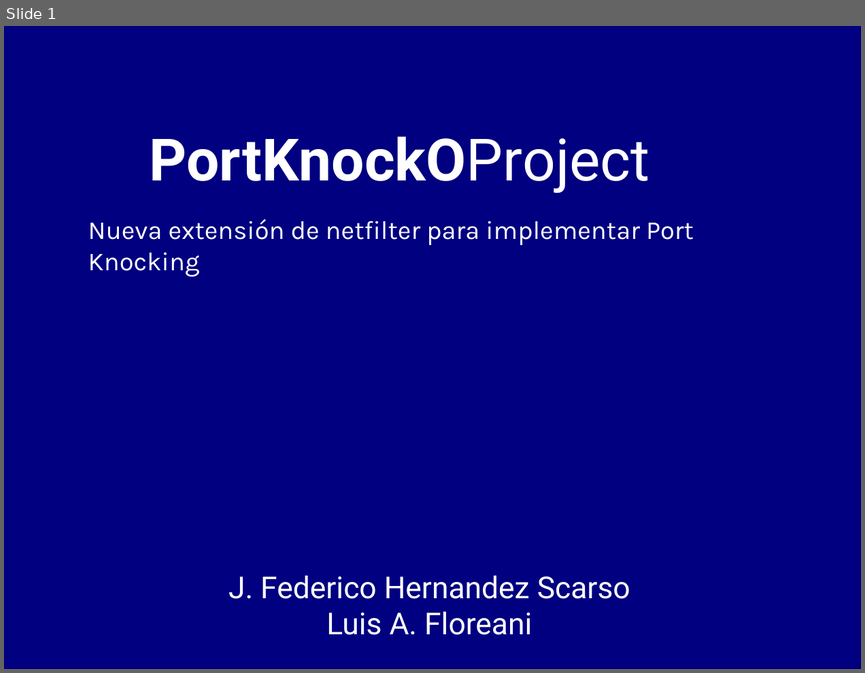
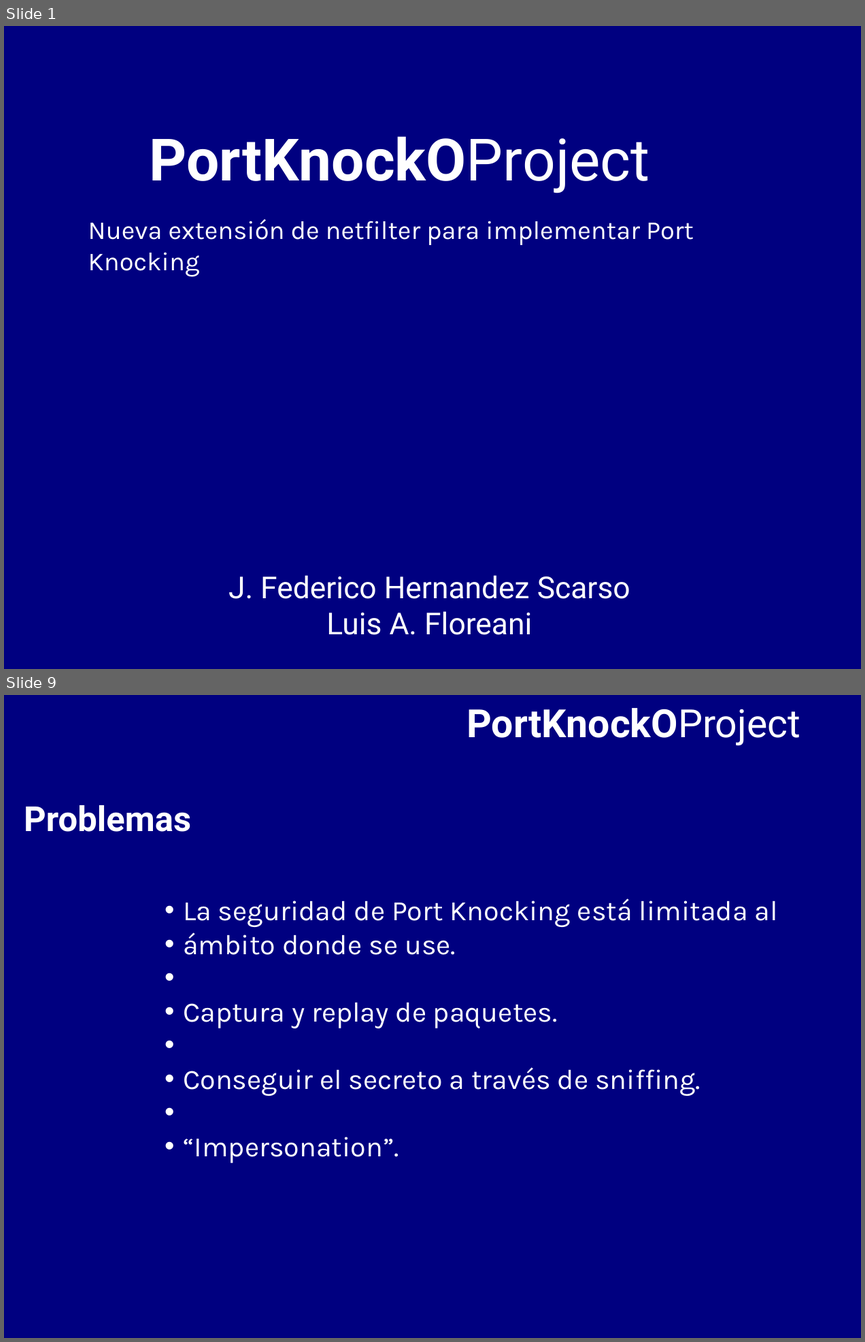
Before and after one commit to BackupTheBerlios/portknocko-svn, a slide deck: trunk/jornadas/jornadas.odp. Shown one above the other, each under a label of ours: slide 1 before the commit, slides 1 and 9 after it; the slides between them are not shown. The pictures are 865x673 and 865x1342 pixels, drawn with LibreOffice and Linux fonts; fonts in the diff are those of the drawing. Boxes give left, top, right and bottom in pixels: in the first picture for what was removed or moved away, otherwise in the second. Text is boxed around its words. In the diff, an @@ line names an element or a change of style, - is before the commit and + after.

```diff
--- a/trunk/jornadas/jornadas.odp
+++ b/trunk/jornadas/jornadas.odp
@@ slide 9 added at (4, 695, 861, 1338), background #000080 @@
@@ text added at (466, 708, 800, 746), 36 pt, text #FFFFFF, bold @@
+PortKnockOProject
@@ text added at (24, 805, 191, 832), 32 pt, text #FFFFFF, bold @@
+Problemas
@@ text added at (183, 898, 778, 1163), 26 pt, text #FFFFFF @@
+  • La seguridad de Port Knocking está limitada al
+  • ámbito donde se use.
+  • Captura y replay de paquetes.
+  • Conseguir el secreto a través de sniffing.
+  • “Impersonation”.
```
Also in this commit, not shown: 2 slides changed, 1 other file.
